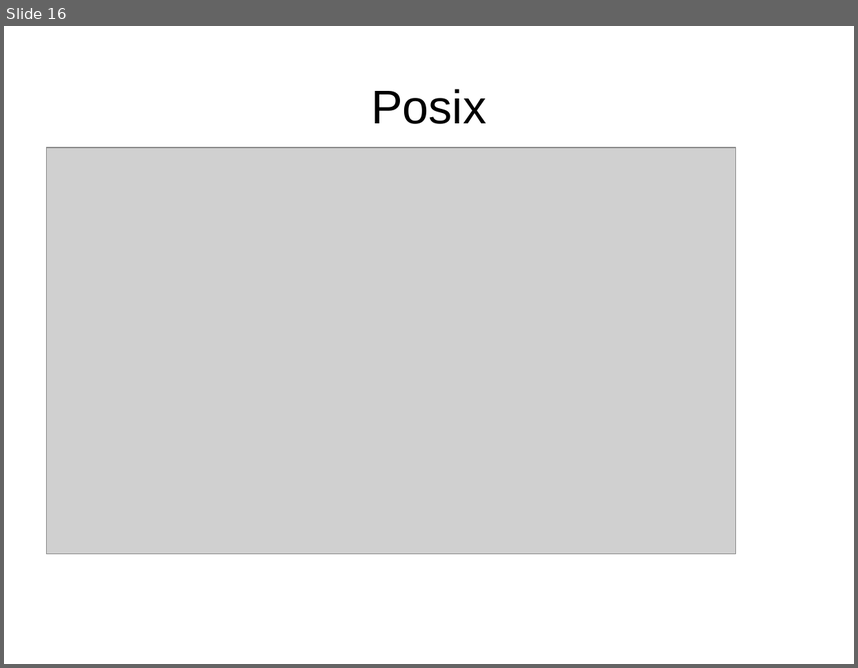
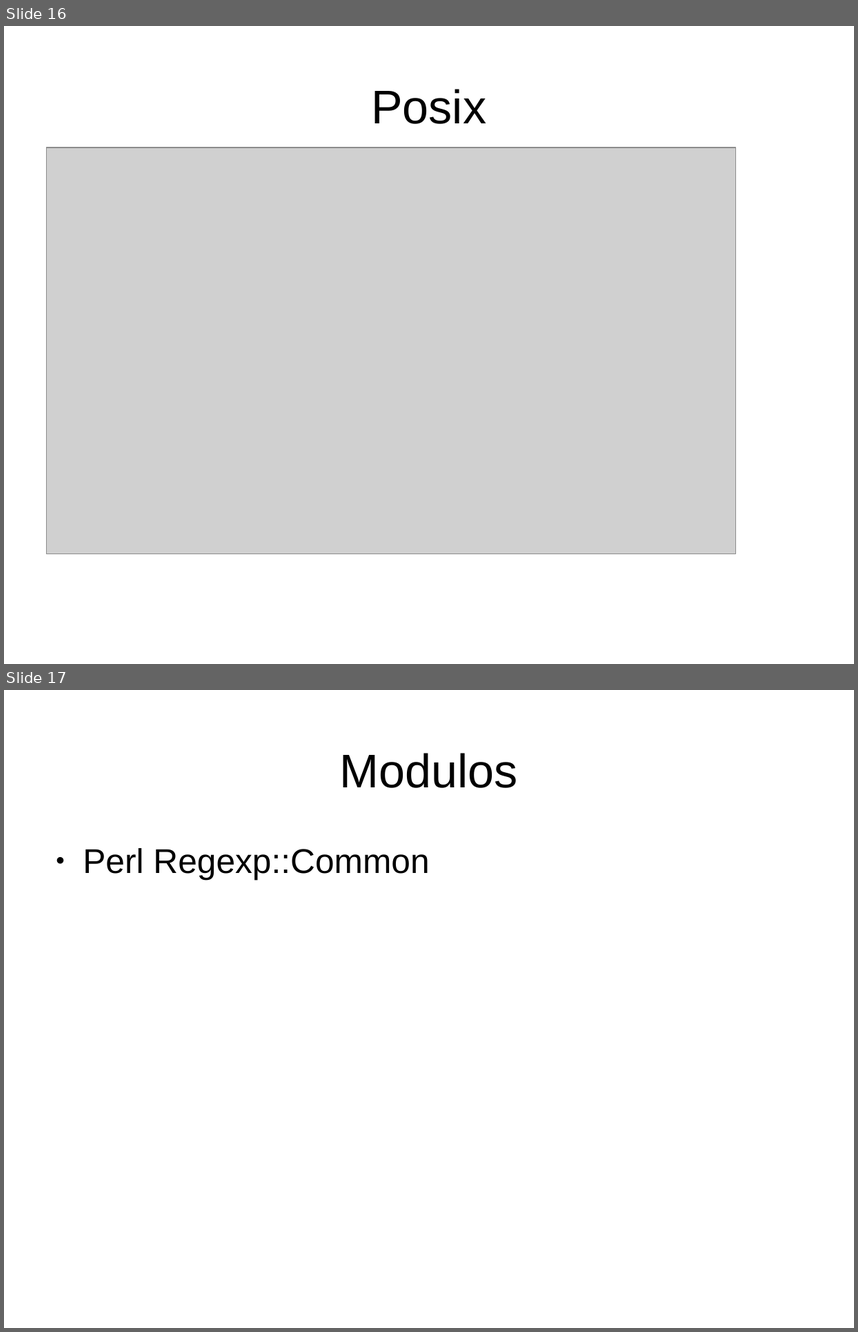
Before and after one commit to renatolrr/regex, a slide deck: Introducción regex.odp. Shown one above the other, each under a label of ours: slide 16 before the commit, slides 16 and 17 after it. The pictures are 858x668 and 858x1332 pixels, drawn with LibreOffice and Linux fonts; fonts in the diff are those of the drawing; grey boxes stand for pictures. Boxes give left, top, right and bottom in pixels: in the first picture for what was removed or moved away, otherwise in the second. Text is boxed around its words. In the diff, an @@ line names an element or a change of style, - is before the commit and + after.

```diff
--- a/Introducción regex.odp
+++ b/Introducción regex.odp
@@ slide 17 added at [4,690,854,1328], background #FFFFFF @@
@@ title added at [340,753,518,788], 44 pt, text #000000 @@
+Modulos
@@ text added at [83,848,429,880], 32 pt, text #000000 @@
+● Perl Regexp::Common
```
Also in this commit, not shown: 1 slide changed, 2 other slides added, 1 slide removed, 1 other file.
